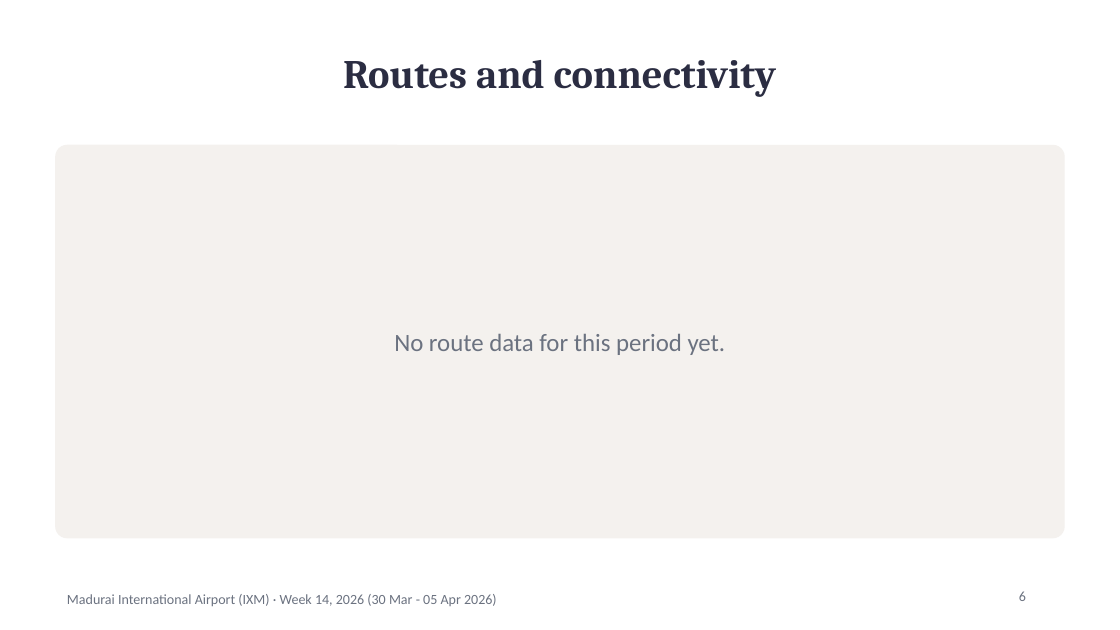
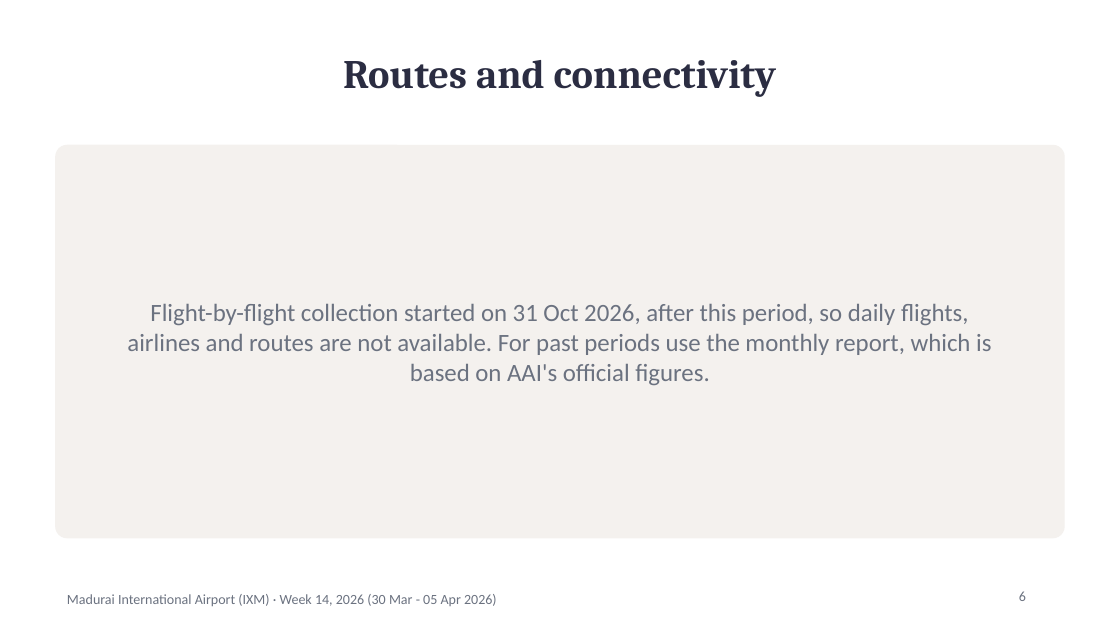
Before and after one commit to jarunprasath/madurai-airport-tracker, a slide deck: slide 6 of reports/IXM_weekly_report_2026-W14.pptx. Drawn at 1120x630 pixels with LibreOffice and Linux fonts; fonts in the diff are those of the drawing. Boxes give left, top, right and bottom in pixels: in the first picture for what was removed or moved away, otherwise in the second. Text is boxed around its words. In the diff, an @@ line names an element or a change of style, - is before the commit and + after.

```diff
--- a/reports/IXM_weekly_report_2026-W14.pptx
+++ b/reports/IXM_weekly_report_2026-W14.pptx
@@ text at (127,304,991,385): text changed @@
-No route data for this period yet.
+Flight-by-flight collection started on 31 Oct 2026, after this period, so daily flights, airlines and routes are not available. For past periods use the monthly report, which is based on AAI's official figures.
```
Also in this commit, not shown: 4 other slides changed, 8 other files.
